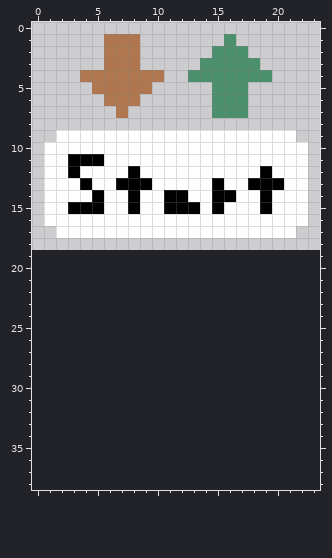
Pixel-art file, stored at Lost In Telegraphy/Assets/Sprites/Files/Arrows.aseprite. Above is the file before it was changed.
24x19 pixels, 1 frame. The old version is drawn lined up with the new one, on the new canvas.
The result:
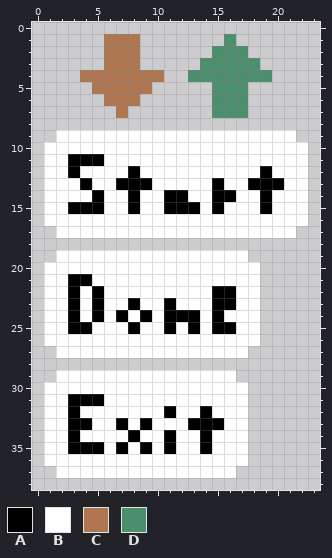
Palette (. is transparent): A #000000  B #ffffff  C #b0764f  D #4c8f6d
What changed:
canvas 24x19 -> 24x39
Changed rows in their new state; - is an unchanged pixel.
first column x 1:
19 -BBBBBBBBBBBBBBBB-
20 BBBBBBBBBBBBBBBBBB
21 BBAABBBBBBBBBBBBBB
22 BBABABBBBBBBBBAABB
23 BBABABBABBABBBAABB
24 BBABABABABAAABABBB
25 BBAABBBABBABABAABB
26 BBBBBBBBBBBBBBBBBB
27 -BBBBBBBBBBBBBBBB-
29 -BBBBBBBBBBBBBBB--
30 BBBBBBBBBBBBBBBBB-
31 BBAAABBBBBBBBBBBB-
32 BBABBBBBBBABBABBB-
33 BBAABBABABBBAAABB-
34 BBABBBBABBABBABBB-
35 BBAAABABABABBABBB-
36 BBBBBBBBBBBBBBBBB-
37 -BBBBBBBBBBBBBBB--
Pixel boxes of the changes (left, top, right, bottom) in both pictures:
added: (44, 250, 260, 478)
